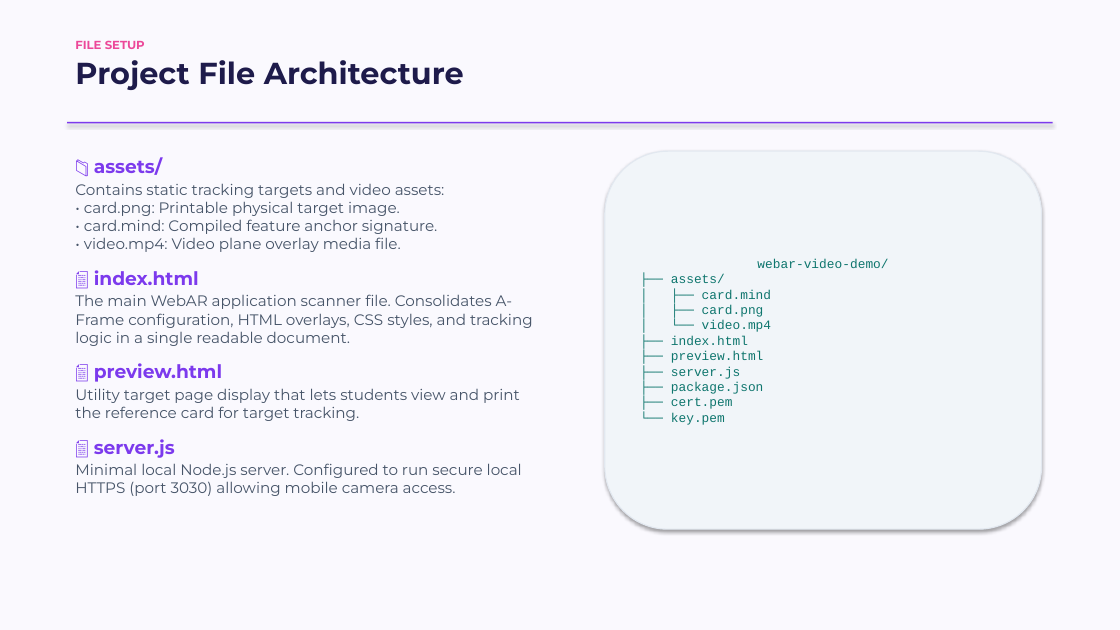
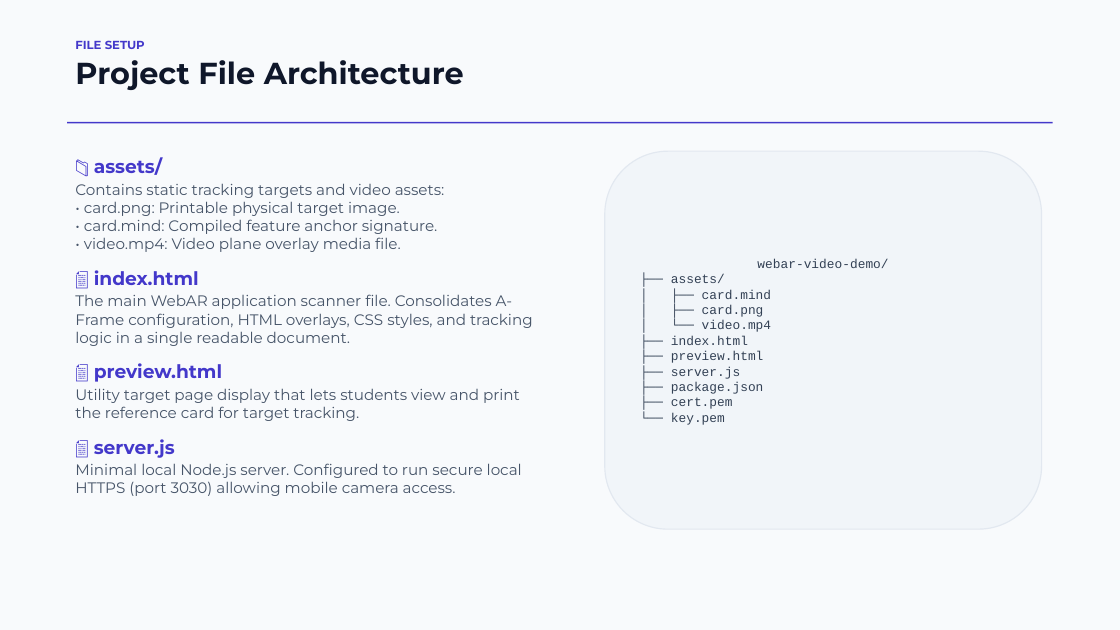
Before and after one commit to Travis-ugo/webar-video, a slide deck: slide 3 of slides.pptx. Drawn at 1120x630 pixels with LibreOffice and Linux fonts; fonts in the diff are those of the drawing. Boxes give left, top, right and bottom in pixels: in the first picture for what was removed or moved away, otherwise in the second. Text is boxed around its words. In the diff, an @@ line names an element or a change of style, - is before the commit and + after.

Commit message:
design: remove all shadows and unify color palette to slate and indigo

```diff
--- a/slides.pptx
+++ b/slides.pptx
@@ background #FAF9FE to #F8FAFC @@
@@ text "FILE SETUP" at (75,40,145,49): text colour #EC4899 to #4338CA @@
@@ text "Project File Architecture" at (75,60,464,90): text colour #1E1B4B to #0F172A @@
@@ rectangle at (67,122,1053,124): fill #7C3AED to #4338CA; shadow off @@
@@ text at (94,157,222,458): text colour #7C3AED to #4338CA in "📁 assets/", "📄 index.html", "📄 preview.html", "📄 server.js" @@
@@ rounded rectangle "webar-video-demo/" at (605,151,1042,529): text colour #0F766E to #334155; shadow off @@
```
Also in this commit, not shown: 10 other slides changed.
